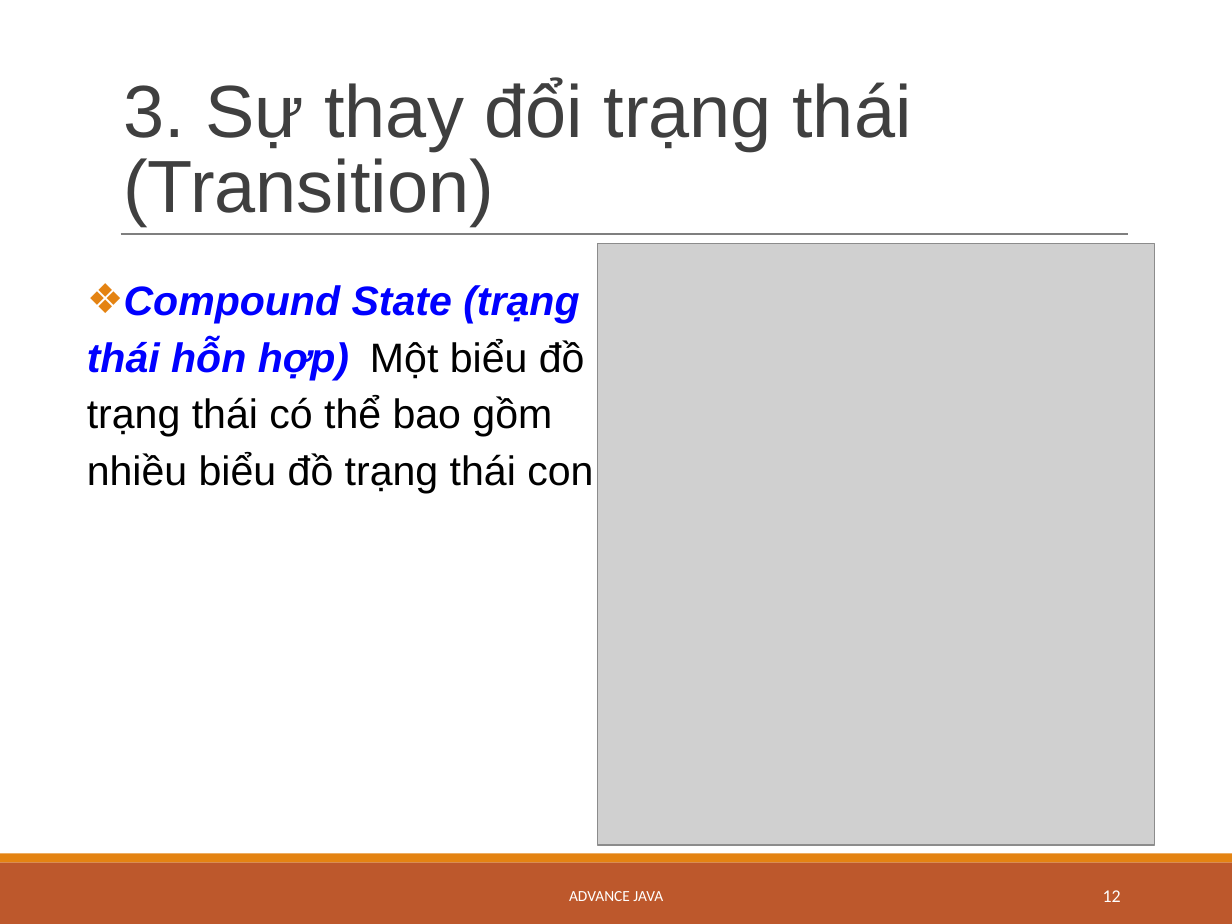
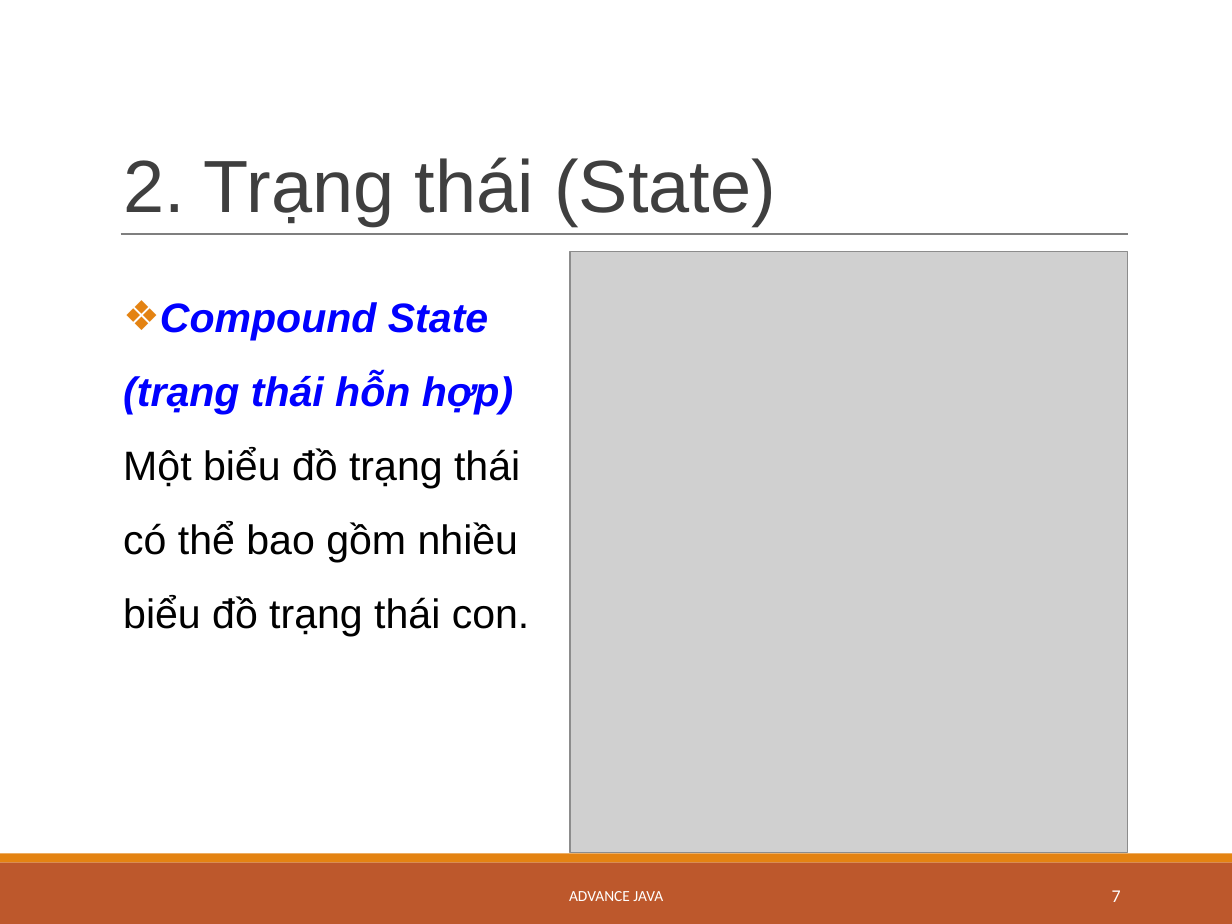
Before and after one commit to dantn93/Advanced-Java, a slide deck: slide 7 of StateMachineDiagram_Quynh_Dan.pptx.pptx (slide 12 before the commit). Drawn at 1232x924 pixels with LibreOffice and Linux fonts; fonts in the diff are those of the drawing; grey boxes stand for pictures. Boxes give left, top, right and bottom in pixels: in the first picture for what was removed or moved away, otherwise in the second. Text is boxed around its words. In the diff, an @@ line names an element or a change of style, - is before the commit and + after.

```diff
--- a/StateMachineDiagram_Quynh_Dan.pptx.pptx
+++ b/StateMachineDiagram_Quynh_Dan.pptx.pptx
@@ title at [123, 157, 776, 226]: text changed @@
-3. Sự thay đổi trạng thái (Transition)
+2. Trạng thái (State)
@@ text "Compound State (trạng thái hỗn ...": place and size @@
-text "Compound State (trạng thái hỗn ..." at [87, 285, 605, 493]
+text "Compound State (trạng thái hỗn ..." at [123, 302, 530, 636]
@@ text "Compound State (trạng thái hỗn ..." at [123, 302, 530, 636]: line spacing 1.15 to 1.5 @@
@@ picture: place and size @@
-picture at [598, 244, 1154, 845]
+picture at [570, 251, 1127, 853]
@@ page number at [1112, 890, 1121, 902]: text changed @@
-12
+7
```
Also in this commit, not shown: 20 other slides changed, 15 slides added, 1 slide removed.
